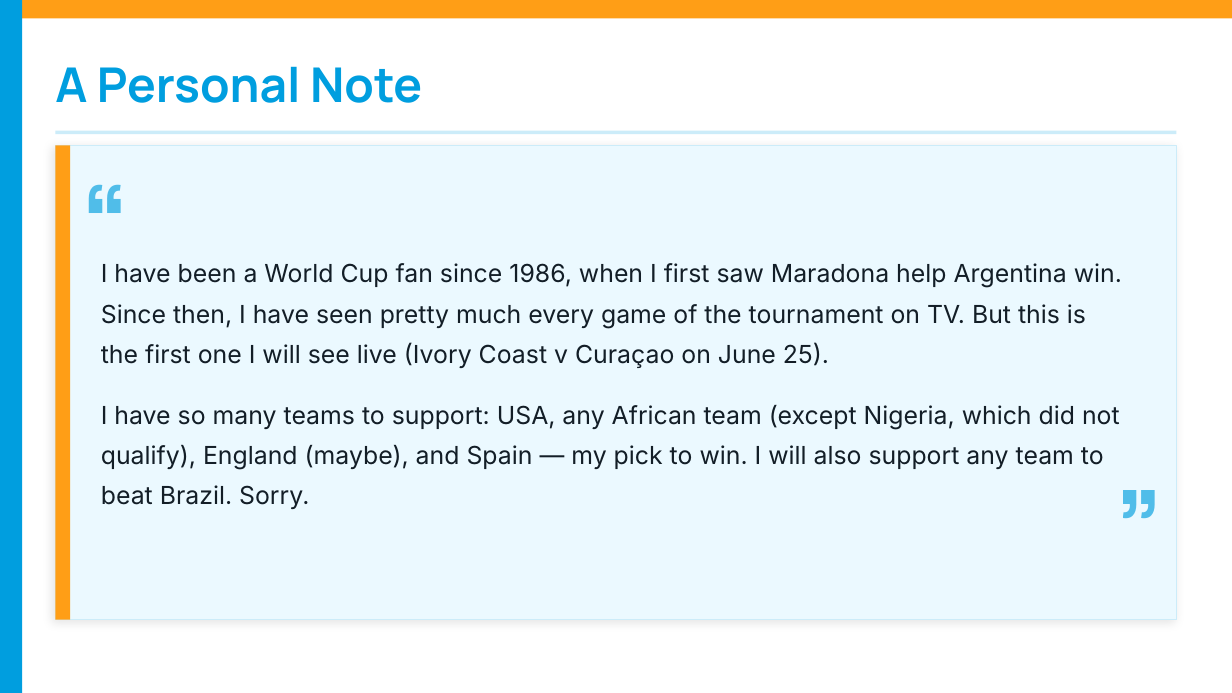
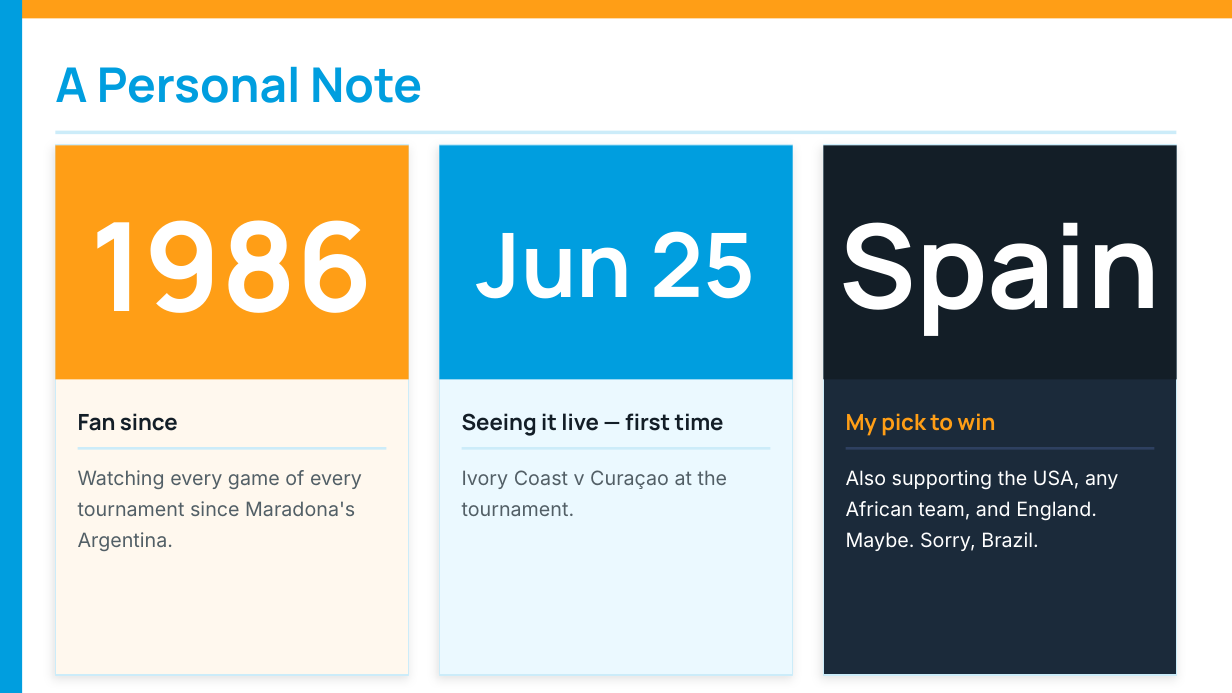
Before and after one commit to riteshwarade/wc26, a slide deck: slide 3 of WC2026_Pool_Intro.pptx (slide 7 before the commit). Drawn at 1232x693 pixels with LibreOffice and Linux fonts; fonts in the diff are those of the drawing. Boxes give left, top, right and bottom in pixels: in the first picture for what was removed or moved away, otherwise in the second. Text is boxed around its words. In the diff, an @@ line names an element or a change of style, - is before the commit and + after.

```diff
--- a/WC2026_Pool_Intro.pptx
+++ b/WC2026_Pool_Intro.pptx
@@ rectangle: place and size @@
-rectangle at [55,145,70,620]
+rectangle at [55,145,409,379]
@@ rectangle added at [55,145,409,675], fill #FFF8EE, outline #CCECF9 1 pt @@
@@ rectangle: place and size @@
-rectangle at [55,145,1177,620]
+rectangle at [440,145,793,675]
@@ rectangle added at [440,145,793,379], fill #009EDF @@
@@ rectangle added at [823,145,1177,675], fill #1B2A3A, outline #CCECF9 1 pt @@
@@ rectangle added at [823,145,1177,379], fill #131E27 @@
@@ text removed at [80,155,203,254] @@
-“
@@ text added at [91,220,373,313], 72 pt, text #FFFFFF, bold @@
+1986
@@ text added at [477,231,755,299], 52 pt, text #FFFFFF, bold @@
+Jun 25
@@ text added at [840,222,1160,336], 68 pt, text #FFFFFF, bold @@
+Spain
@@ text removed at [101,263,1122,368] @@
-I have been a World Cup fan since 1986, when I first saw Maradona help Argentina win. Since then, I have seen pretty much every game of the tournament on TV. But this is the first one I will see live (Ivory Coast v Curaçao on June 25).
@@ text added at [78,413,178,431], 13 pt, text #131E27, bold @@
+Fan since
@@ text removed at [101,405,1120,509] @@
-I have so many teams to support: USA, any African team (except Nigeria, which did not qualify), England (maybe), and Spain — my pick to win. I will also support any team to beat Brazil. Sorry.
@@ text added at [462,413,724,435], 13 pt, text #131E27, bold @@
+Seeing it live — first time
@@ text added at [846,413,995,435], 13 pt, text #FF9E16, bold @@
+My pick to win
@@ rectangle added at [78,447,387,450], fill #CCECF9 @@
@@ rectangle added at [462,447,771,450], fill #CCECF9 @@
@@ rectangle added at [845,447,1154,450], fill #2E4060 @@
@@ text added at [78,470,362,551], 11.5 pt, text #525F66 @@
+Watching every game of every tournament since Maradona's Argentina.
@@ text added at [462,470,728,516], 11.5 pt, text #525F66 @@
+Ivory Coast v Curaçao at the tournament.
@@ text added at [846,470,1118,551], 11.5 pt, text #FFFFFF @@
+Also supporting the USA, any African team, and England. Maybe. Sorry, Brazil.
@@ text removed at [1053,493,1164,591] @@
-”
```
Also in this commit, not shown: 1 other slide changed, 1 slide removed, 2 other files.
